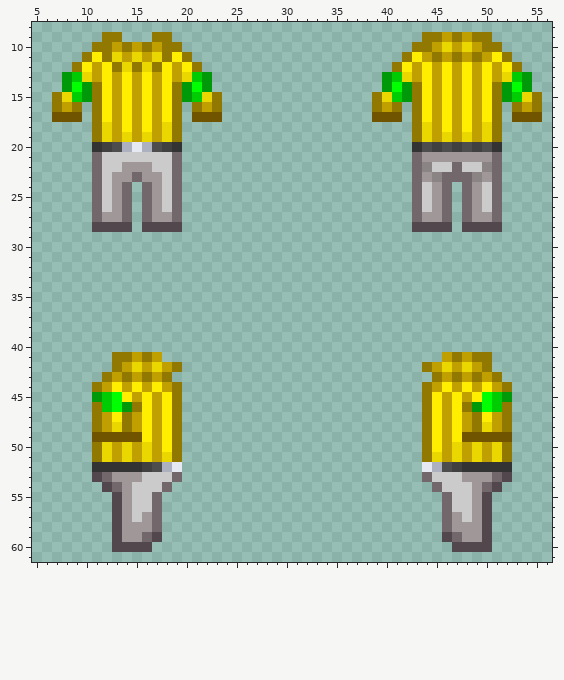
Pixel-art sprite, stored at Resources/Textures/Clothing/Uniforms/Jumpsuit/ce_turtle.rsi/equipped-INNERCLOTHING.png. Above: the version before the commit.
The file is 64x64 pixels. Colours within 5 levels of each other are drawn and written as one. Shown: x 5..56, y 8..61.
After:
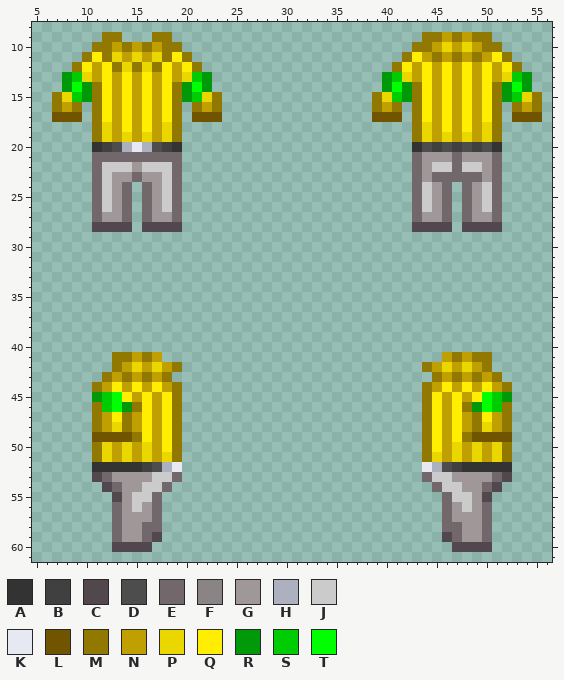
Palette (. is transparent): A #333333  B #404040  C #51474c  D #4d4d4d  E #72676a  F #8a8484  G #a09798  H #acb0bf  J #cbcbcb  K #e6e9f2  L #705400  M #917800  N #c0a000  P #ebd700  Q #ffee00  R #00990a  S #00cc03  T #00ff00
Changes in this commit:
@@ x 5..56 @@
 20 ......ABDHKHDBA.......................ADBDBDBDA.....
-21 ......EJJJJJJJE.......................EGGGGGGGE.....
-22 ......EJJGGGJJE.......................EFJJEJJFE.....
-23 ......EJGGEGGJE.......................EGFEEEFGE.....
+21 ......EEEEEEEEE.......................EGGGEGGGE.....
+22 ......EJJJGJJJE.......................EGJJEJJGE.....
+23 ......EJGGEGGJE.......................EGEEEEEGE.....
 24 ......EJGE.EGJE.......................EJGE.EGJE.....
@@ x 5..56 @@
 48 ......MNPMNQNQM........................MQNQNMPNM....
-49 ......LLLLLQNQM........................MQNQLLLLL....
+49 ......LLLLMQNQM........................MQNQMLLLL....
 50 ......MPNPNPNQM........................MQNPNPNPM....
@@ x 5..56 @@
 52 ......AAAAABDHK........................KHDBAAAAA....
-53 ......CEGGGJJJE........................EJJJGGGEC....
-54 .......CEGJJJE..........................EJJJGEC.....
+53 ......CEGGGGJJE........................EJJGGGGEC....
+54 .......CEGGJJE..........................EJJGGEC.....
 55 ........CGJJE............................EJJGC......
-56 ........CGJJE............................EJJGC......
-57 ........CGJGE............................EGJGC......
-58 ........CGGGE............................EGGGC......
-59 ........CGGEC............................CEGGC......
+56 ........EGJGE............................EGJGE......
+57 ........EGGGE............................EGGGE......
+58 ........EGGEE............................EEGGE......
+59 ........EGGEC............................CEGGE......
 60 ........CCCC..............................CCCC......
